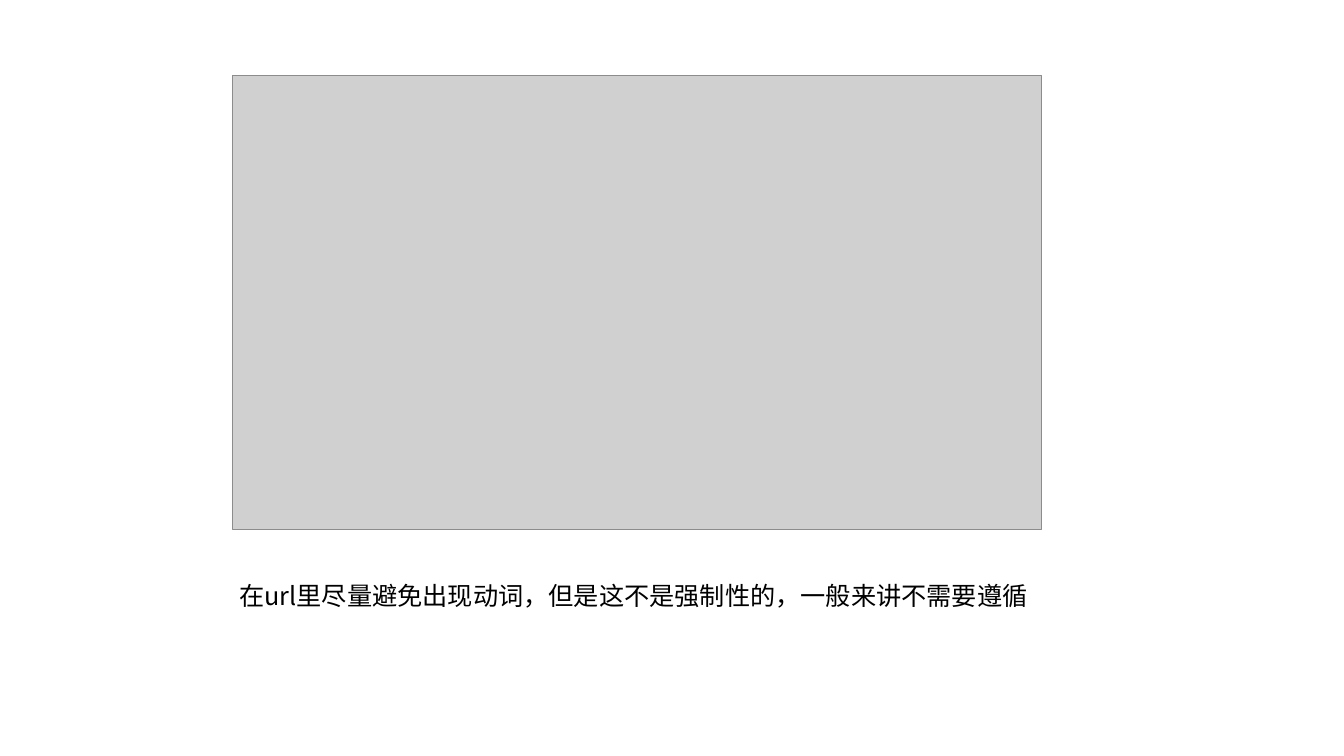
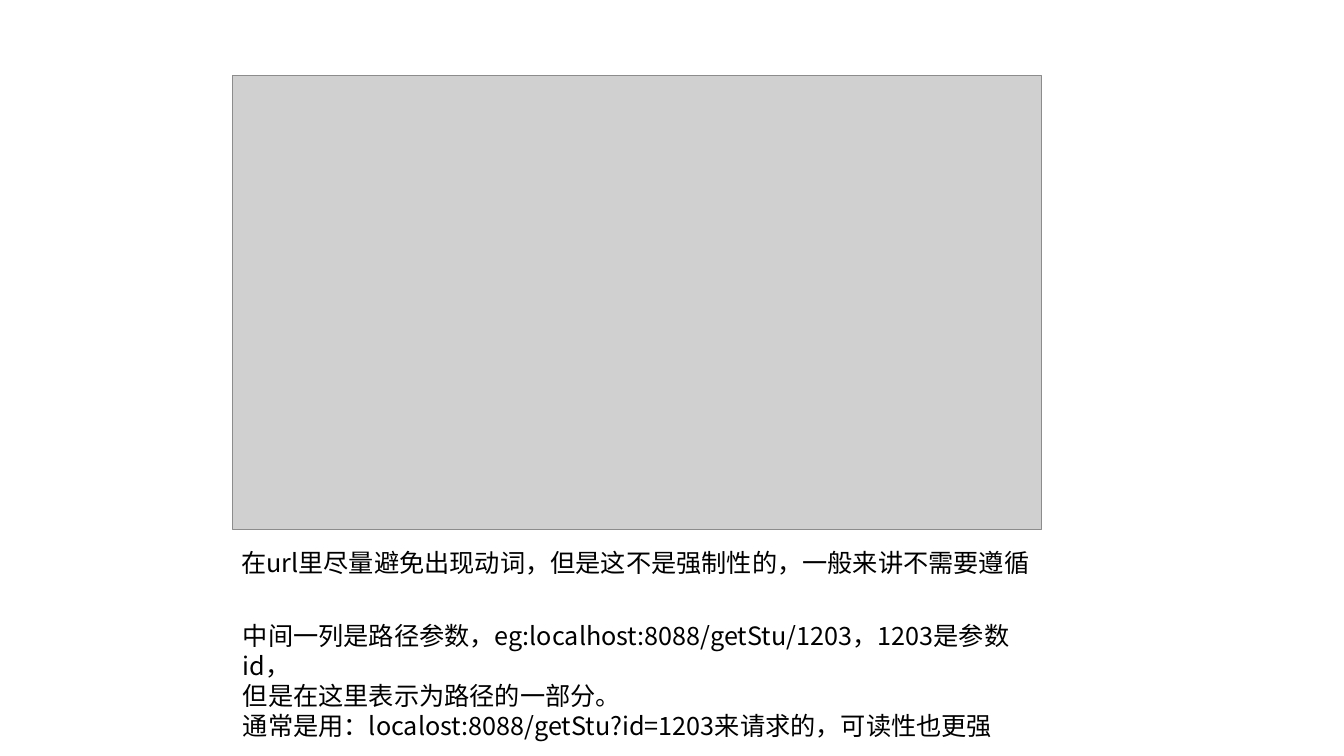
Before and after one commit to xiangming-fang/foodie-dev, a slide deck: slide 2 of doc/ppt/第一周/11 Restful Web Service.pptx. Drawn at 1344x756 pixels with LibreOffice and Linux fonts; fonts in the diff are those of the drawing; grey boxes stand for pictures. Boxes give left, top, right and bottom in pixels: in the first picture for what was removed or moved away, otherwise in the second. Text is boxed around its words. In the diff, an @@ line names an element or a change of style, - is before the commit and + after.

Commit message:
复习 restful webservice 和 以及 postman调用post、put、delete的请求

```diff
--- a/doc/ppt/第一周/11 Restful Web Service.pptx
+++ b/doc/ppt/第一周/11 Restful Web Service.pptx
@@ text "在url里尽量避免出现动词，但是这不是强制性的，一般来讲不需要遵循" moved from (x1=239, y1=583, x2=1027, y2=608) to (x1=241, y1=550, x2=1029, y2=575) @@
@@ text added at (x1=243, y1=623, x2=1009, y2=742), 18 pt, text #000000 @@
+中间一列是路径参数，eg:localhost:8088/getStu/1203，1203是参数id，
+但是在这里表示为路径的一部分。
+通常是用：localost:8088/getStu?id=1203来请求的，可读性也更强
```
Also in this commit, not shown: 5 other files.
